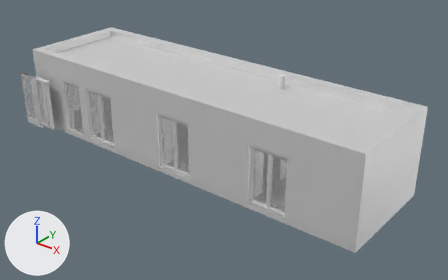
The glTF model public/models/model.glb as it was, and as the next commit left it.
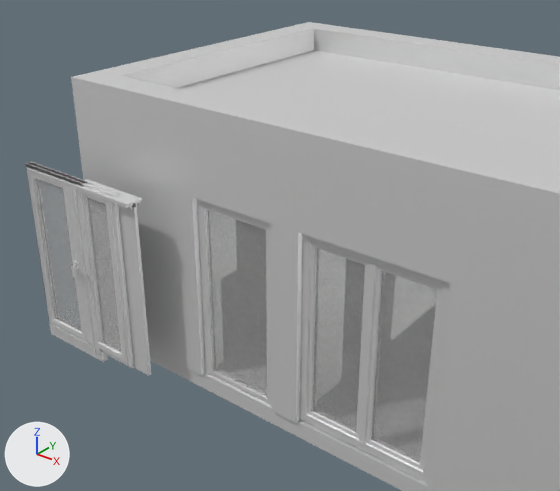
There are two pictures of each version: one whole from a camera (50 mm lens) standing at (21.81, -13.54, 10.83) and looking at (8.72, 2.82, 0.69), one close up from a camera (50 mm lens) standing at (7.39, -4.42, 5.11) and looking at (2.12, 2.16, 1.03). Lighting does not change. The marker at lower left points along +X, +Y and +Z. Where no turn or scale is listed for an object, it has been applied to the vertices.

In view in the first close-up: 'IfcDoor/Doors_swing_GEALAN_KUBUS_Single-leaf-turn-tilt-balcony-', 'IfcDoorStyle/Doors_swing_GEALAN_KUBUS_Single-leaf-turn-tilt-bal', 'IfcDoorStyle/jeld-wen_interior_door_Stable_GW_integrated_slidin', 'IfcSlab/Floor:Lage de chão_200mm:351405', 'IfcSlab/Floor:Lage de teto_200mm:362632', "IfcWallStandardCase/Basic Wall:Pietre d' Arredo- Sakar:350845", "IfcWallStandardCase/Basic Wall:Pietre d' Arredo- Sakar:350983", "IfcWallStandardCase/Basic Wall:Pietre d' Arredo- Sakar:351140", 'IfcWindow/Windows_S9000-Double-Vent-Window-with-Sashbars:Wi', 'IfcWindowStyle/Windows_S9000-Double-Vent-Window-with-Sashbars:W'.
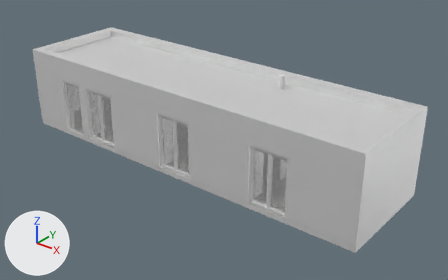
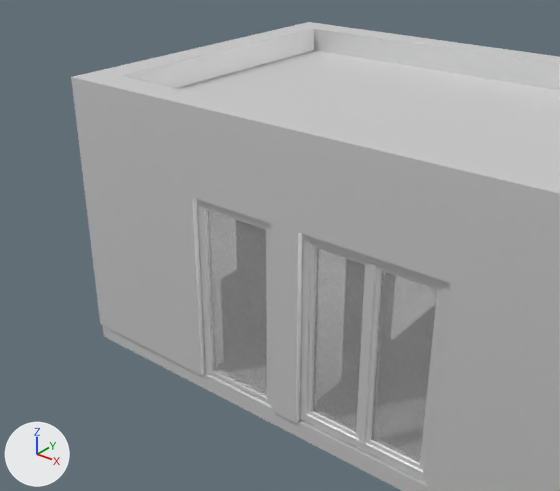
Pixel boxes (x1, y1, x2, y2) of what changed, in the close-ups (560 x 491 px):
'IfcWindowStyle/Windows_S9000-Double-Vent-Window-with-Sashbars:W', deleted: before (25, 162, 134, 369)
'IfcDoorStyle/jeld-wen_interior_door_Stable_GW_integrated_slidin', deleted: before (72, 179, 151, 375)
'IfcDoorStyle/Doors_swing_GEALAN_KUBUS_Single-leaf-turn-tilt-bal', deleted: before (26, 162, 108, 362)

What the commit changed:
Object 'IfcDoorStyle/jeld-wen_interior_door_Stable_GW_integrated_slidin' (ob_ifcdoorstyle_jeld_wen_interior_door_stable_gw_integrated_slidin) is deleted.
Object 'IfcWindowStyle/Windows_S9000-Double-Vent-Window-with-Sashbars:W' (ob_ifcwindowstyle_windows_s9000_double_vent_window_with_sashbars_w) is deleted.
Object 'IfcDoorStyle/Doors_swing_GEALAN_KUBUS_Single-leaf-turn-tilt-bal' (ob_ifcdoorstyle_doors_swing_gealan_kubus_single_leaf_turn_tilt_bal) is deleted.
